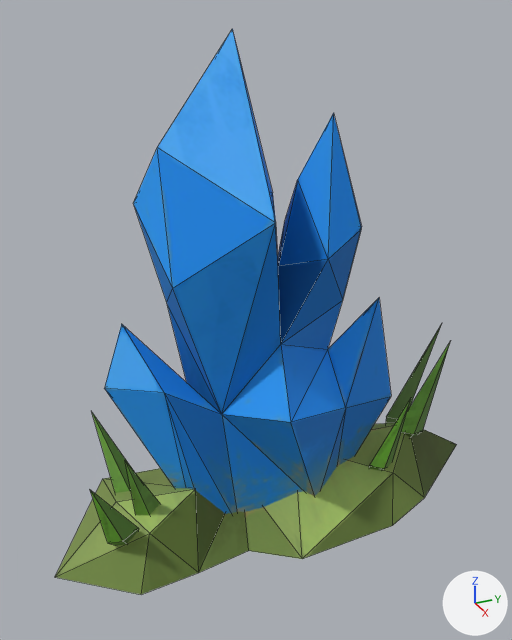
A saved change to the FBX model Assets/Hamster/RawAssets/crystal_deco.fbx.
Before and after are seen from a camera (50 mm lens) standing at (0.026, -0.0126, 0.0231) and looking at (-0.0007, -0.0006, 0.0098). Lighting does not change. The marker at lower right points along +X, +Y and +Z. Mesh edges are drawn as thin lines. Where no turn or scale is listed for an object, it has been applied to the vertices.

The scene before the commit, as lines of its bpy script (objects in view):
```python
ob_big_crystal_deco = bpy.data.objects.new('big_crystal_deco', me_mesh)
ob_big_crystal_deco.location = (0.0, -0.0006, 0.0)
ob_crystal_rock_base = bpy.data.objects.new('crystal_rock_base', me_mesh_005)
ob_crystal_rock_base.location = (0.0, 0.00029, 0.00152)
ob_grass_blade10 = bpy.data.objects.new('grass_blade10', me_mesh_004)
ob_grass_blade10.location = (0.00071, -0.00708, -0.00047)
ob_grass_blade11 = bpy.data.objects.new('grass_blade11', me_mesh_003)
ob_grass_blade11.location = (-0.00017, -0.00572, -0.00047)
ob_grass_blade12 = bpy.data.objects.new('grass_blade12', me_mesh_006)
ob_grass_blade12.location = (-0.00109, -0.00572, -0.00191)
ob_grass_blade13 = bpy.data.objects.new('grass_blade13', me_mesh_007)
ob_grass_blade13.location = (-0.00009, 0.00606, -0.00047)
ob_grass_blade8 = bpy.data.objects.new('grass_blade8', me_mesh_002)
ob_grass_blade8.location = (0.00118, 0.00465, -0.00047)
ob_grass_blade9 = bpy.data.objects.new('grass_blade9', me_mesh_001)
ob_grass_blade9.location = (-0.00017, 0.00696, -0.00047)
```
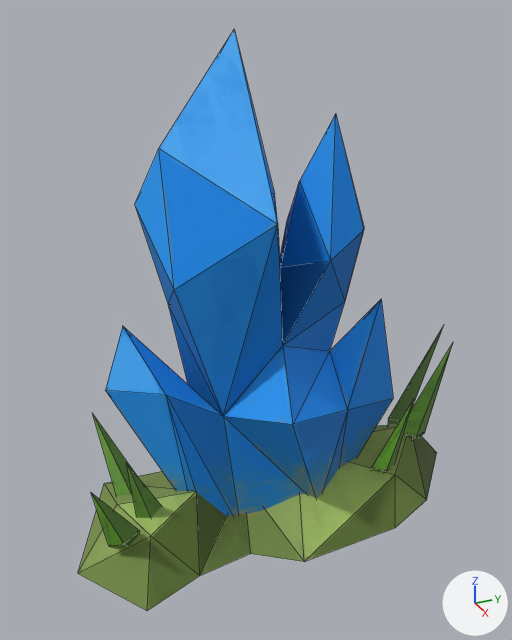
Changed parts and their boxes [x1, y1, x2, y2] in the pictures (512 x 640 px; the box of a moved part takes in the faces that stretch with it):
```json
{"object": "big_crystal_deco", "change": "moved", "before": [104, 29, 391, 514], "after": [105, 30, 393, 516]}
{"object": "crystal_rock_base", "change": "reshaped, moved", "before": [55, 423, 457, 595], "after": [78, 425, 437, 611], "on screen": "11% narrower, 8% taller"}
{"object": "grass_blade9", "change": "moved", "before": [401, 343, 450, 438], "after": [403, 343, 453, 440]}
{"object": "grass_blade10", "change": "moved", "before": [90, 490, 139, 545], "after": [91, 493, 140, 549]}
{"object": "grass_blade13", "change": "moved", "before": [386, 325, 441, 424], "after": [388, 325, 444, 425]}
{"object": "grass_blade12", "change": "moved", "before": [91, 411, 132, 493], "after": [92, 413, 135, 496]}
{"object": "grass_blade8", "change": "moved", "before": [369, 398, 411, 471], "after": [371, 399, 414, 473]}
{"object": "grass_blade11", "change": "moved", "before": [125, 461, 160, 515], "after": [126, 463, 161, 518]}
{"part": 1, "of": "me_mesh_005", "change": "moved or reshaped", "before": [55, 468, 198, 595], "after": [78, 471, 200, 611]}
{"part": 2, "of": "me_mesh_005", "change": "moved or reshaped", "before": [411, 429, 457, 497], "after": [414, 436, 437, 498]}
```

The change, as JSON lines over the scene's bpy script:
```json
{"block": "me_mesh_005", "where": "me_mesh_005.from_pydata(...)  # 19 vertices, 24 faces; spans x -0.0051..0.0043, y -0.0112..0.0112, z -0.0015..0.0015"}
{"block": "me_mesh_005", "where": "# used by ob_crystal_rock_base; location = (0.0, 0.00029, 0.00152)"}
{"block": "me_mesh_005", "change": "me_mesh_005 part 1"}
{"op": "set", "path": "me_mesh_005.vertices[8].co", "old": "(0.0009, -0.0112, -0.0015)", "new": "(0.0009, -0.0103, -0.0015)", "note": "pixel (54, 577) -> pixel (77, 573)"}
{"op": "set", "path": "me_mesh_005.vertices[9].co", "old": "(0.0034, -0.0081, -0.0015)", "new": "(0.0042, -0.0081, -0.0015)", "note": "pixel (141, 594) -> pixel (147, 610)"}
{"op": "set", "path": "me_mesh_005.vertices[14].co", "old": "(-0.0051, -0.0078, -0.0015)", "new": "(-0.0049, -0.0078, -0.0015)", "note": "pixel (102, 478) -> pixel (104, 483)"}
{"block": "me_mesh_005", "change": "me_mesh_005 part 2"}
{"op": "set", "path": "me_mesh_005.vertices[7].co", "old": "(0.0, 0.0112, -0.0015)", "new": "(0.0, 0.0097, -0.0015)", "note": "pixel (456, 444) -> pixel (436, 452)"}
{"op": "set", "path": "ob_grass_blade12.location", "old": "(-0.00109, -0.00572, -0.00191)", "new": "(-0.0009, -0.00572, -0.00191)"}
{"op": "set", "path": "ob_grass_blade13.location", "old": "(-0.00009, 0.00606, -0.00047)", "new": "(0.0001, 0.00606, -0.00047)"}
{"op": "set", "path": "ob_grass_blade11.location", "old": "(-0.00017, -0.00572, -0.00047)", "new": "(0.00002, -0.00572, -0.00047)"}
{"op": "set", "path": "ob_big_crystal_deco.location", "old": "(0.0, -0.0006, 0.0)", "new": "(0.00019, -0.0006, 0.0)"}
{"op": "set", "path": "ob_grass_blade10.location", "old": "(0.00071, -0.00708, -0.00047)", "new": "(0.0009, -0.00708, -0.00047)"}
{"op": "set", "path": "ob_crystal_rock_base.location", "old": "(0.0, 0.00029, 0.00152)", "new": "(0.00019, 0.00029, 0.00152)"}
{"op": "set", "path": "ob_grass_blade9.location", "old": "(-0.00017, 0.00696, -0.00047)", "new": "(0.00002, 0.00696, -0.00047)"}
{"op": "set", "path": "ob_grass_blade8.location", "old": "(0.00118, 0.00465, -0.00047)", "new": "(0.00137, 0.00465, -0.00047)"}
```
